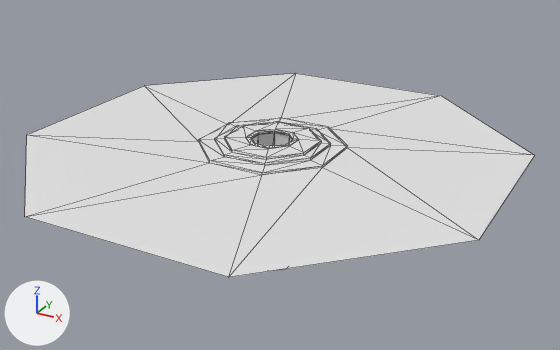
Two versions of the glTF model assets/models/world_temple/temple_floor.glb, one commit apart.
Before and after are seen from a 50 mm lens placed at (80.8, -143.3, 64.6), pointed at (0.3, 3.0, -8.6). Every picture has the same lights, and +X, +Y and +Z are marked at lower left. Mesh edges are drawn as thin lines. Where no turn or scale is listed for an object, it has been applied to the vertices. Vertices at the same position are counted once.

The older version as bpy lines, for what is in view:
```python
me_templefloor = bpy.data.meshes.new('TempleFloor')
me_templefloor.from_pydata(...)  # 105 vertices, 200 faces; spans x -53.6..53.6, y -53.6..53.6, z -30.0..1.6
me_templefloor.materials.append(mat_floor)  # white #e7e7e7
ob_templefloor_col = bpy.data.objects.new('TempleFloor-col', me_templefloor)
ob_templefloor_col.location = (0.0, 0.0, 0.0)
```
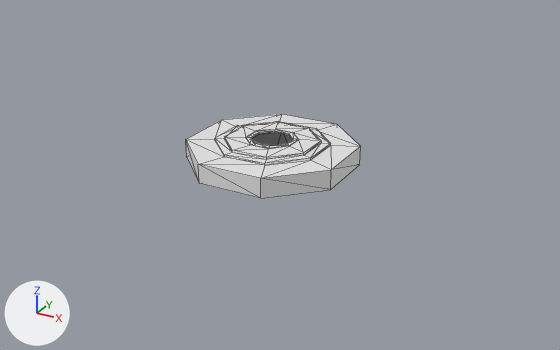
Commit message: refactor: temple now hole

Location of each change, [x1, y1, x2, y2] in pixels of the pictures (560 x 350 px):
'TempleFloor-col', reshaped (66% narrower, 59% shorter)
    before: [25, 73, 535, 277]
    after: [186, 114, 361, 198]
part 1 of me_templefloor, cut back
    before: [25, 73, 535, 277]
    after: [186, 114, 360, 178]

The change in detail:
me_templefloor is used by ob_templefloor_col; location (0.0, 0.0, 0.0).
me_templefloor had 105 vertices, 200 faces and spanned x -53.6..53.6, y -53.6..53.6, z -30.0..1.6.
me_templefloor now has 96 vertices, 176 faces and spans x -18.4..18.4, y -18.4..18.4, z -4.0..1.6.
Part 1, on me_templefloor:
17 vertices are removed from x -53.6..53.6, y -53.6..53.6, z -30.0..0.0.
40 faces are deleted.
16 vertices move from x -15.7..15.7, y -15.7..15.7, z 0.0..0.5 to x -18.4..18.4, y -18.4..18.4, z -4.0..0.5.
8 vertices are added at x -5.6..5.6, y -5.6..5.6, z -4.0.
16 new faces join them.
